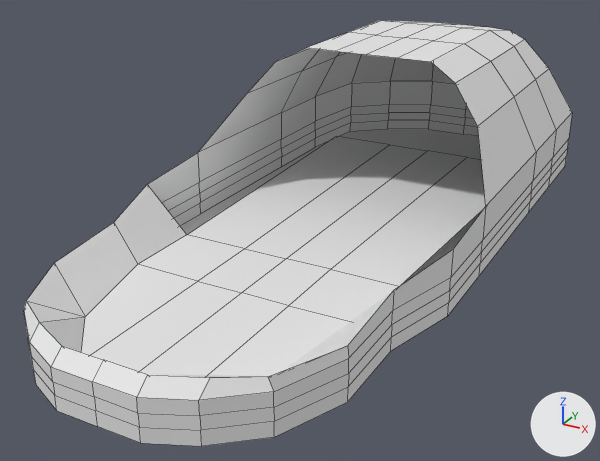
Renders of the FBX model Assets/Models/Basis Morfar Slipper.fbx from each side of a commit.
The view is the same before and after, from a 50 mm lens placed at (2.2, -4.83, 2.23), pointed at (-0.16, -0.54, 0.09). The lights are fixed; the arrows at lower right show +X, +Y and +Z. Mesh edges are drawn as thin lines. Where no turn or scale is listed for an object, it has been applied to the vertices.
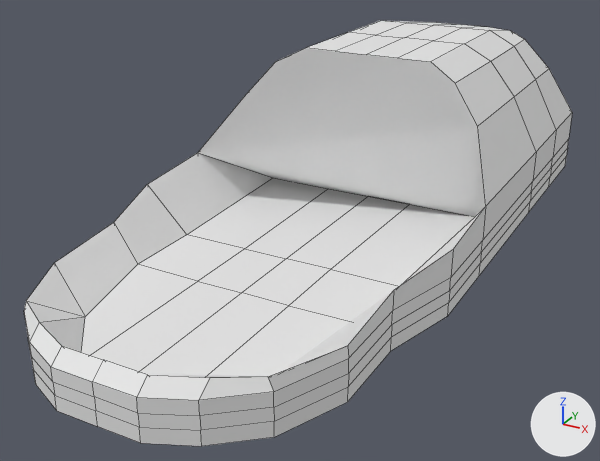
What differs and where, as boxes (x1, y1, x2, y2) in the pictures (600 x 461 px):
part 1 of me_cube, built on: before (187, 136, 486, 286); after (147, 48, 486, 286)

Diff of the bpy script that builds the scene:
```diff
--- a/Assets/Models/Basis Morfar Slipper.fbx.py
+++ b/Assets/Models/Basis Morfar Slipper.fbx.py
@@ me_cube @@
 me_cube.from_pydata(...)  # 191 vertices, 171 faces; spans x -1.0..1.0, y -2.65..2.24, z -0.11..1.01
 # used by ob_cube; location = (0.0, 0.0, 0.12)
 # verts and faces of me_cube; kept vertices keep their numbers, new ones are numbered from 191
 # before: 12 (-1.0, -1.0, 0.29) at pixel (147, 184), 19 (1.0, -1.0, 0.29) at pixel (453, 249), 20 (-0.29, -1.0, 0.0) at pixel (244, 248), 22 (0.29, -1.0, 0.0) at pixel (330, 269), 53 (-1.0, -0.45, 0.33) at pixel (197, 152)
 # before: 59 (1.0, -0.45, 0.33) at pixel (485, 206), 62 (-0.33, 1.31, 0.0) at pixel (389, 144), 65 (0.33, 1.31, 0.0) at pixel (467, 157), 66 (-0.72, -1.0, 0.0) at pixel (186, 234), 68 (0.0, -1.0, 0.0) at pixel (286, 258)
 # before: 70 (0.72, -1.0, 0.0) at pixel (399, 286), 119 (-0.82, 1.31, 0.0) at pixel (336, 136), 121 (0.0, 1.31, 0.0) at pixel (427, 150), 123 (0.82, 1.31, 0.0), 153 (-0.81, -0.11, 0.69) at pixel (246, 93)
 # before: 157 (0.81, -0.11, 0.69) at pixel (477, 126), 164 (-0.63, -0.03, 0.91) at pixel (275, 61), 168 (0.63, -0.03, 0.91) at pixel (455, 83), 170 (-0.22, 0.04, 1.01) at pixel (335, 51), 172 (0.22, 0.04, 1.01) at pixel (397, 58)
 # before: 179 (-0.44, 0.04, 1.01) at pixel (305, 47), 180 (0.0, 0.04, 1.01) at pixel (366, 54), 181 (0.44, 0.04, 1.01) at pixel (430, 61)
+# me_cube part 1
+delete_faces([(20, 62, 119, 66), (20, 68, 121, 62), (22, 65, 121, 68), (22, 70, 123, 65)])
+verts[191] = (-0.77, 0.16, 0.0)  # pixel (273, 177)
+verts[192] = (0.77, 0.16, 0.0)  # pixel (475, 216)
+verts[193] = (-0.31, 0.16, 0.0)  # pixel (328, 188)
+verts[194] = (0.31, 0.16, 0.0)  # pixel (409, 204)
+verts[195] = (0.0, 0.16, 0.0)  # pixel (368, 196)
+faces += [(20, 193, 62, 119, 191, 66), (62, 193, 195, 121), (65, 121, 195, 194), (22, 70, 192, 123, 65, 194), (12, 66, 191, 53), (20, 68, 195, 193)]
+faces += [(22, 194, 195, 68), (19, 59, 192, 70), (53, 191, 192, 59, 157, 168, 181, 172, 180, 170, 179, 164, 153)]
 me_cube.materials.append(mat_material)
```
